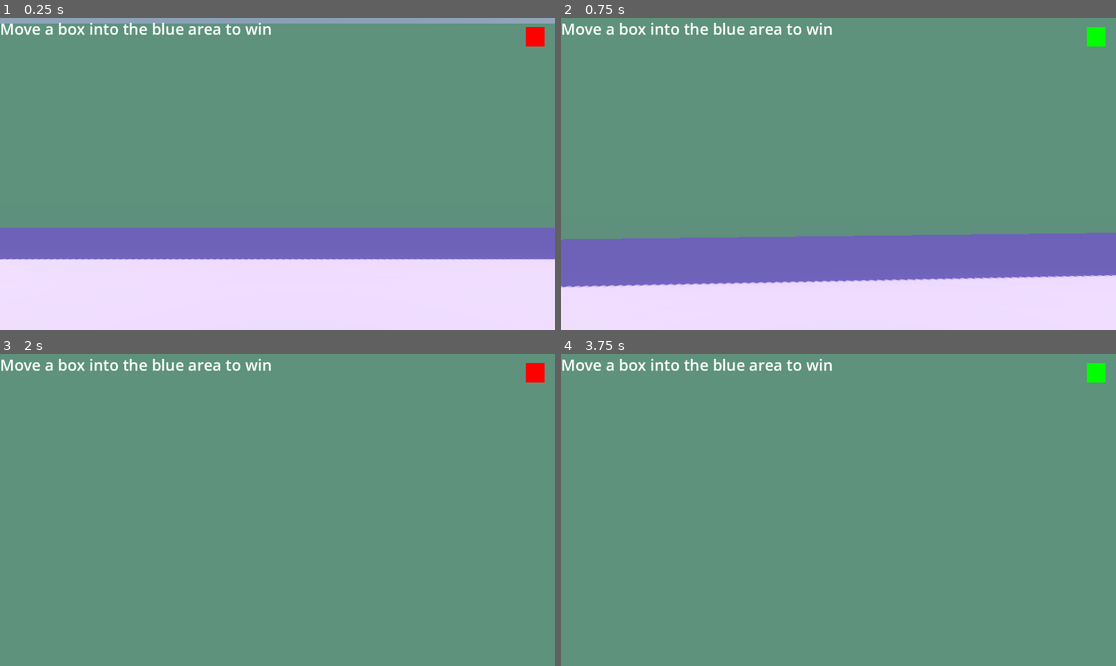
Above: before the commit, frames 1-4 (two rows, left to right).
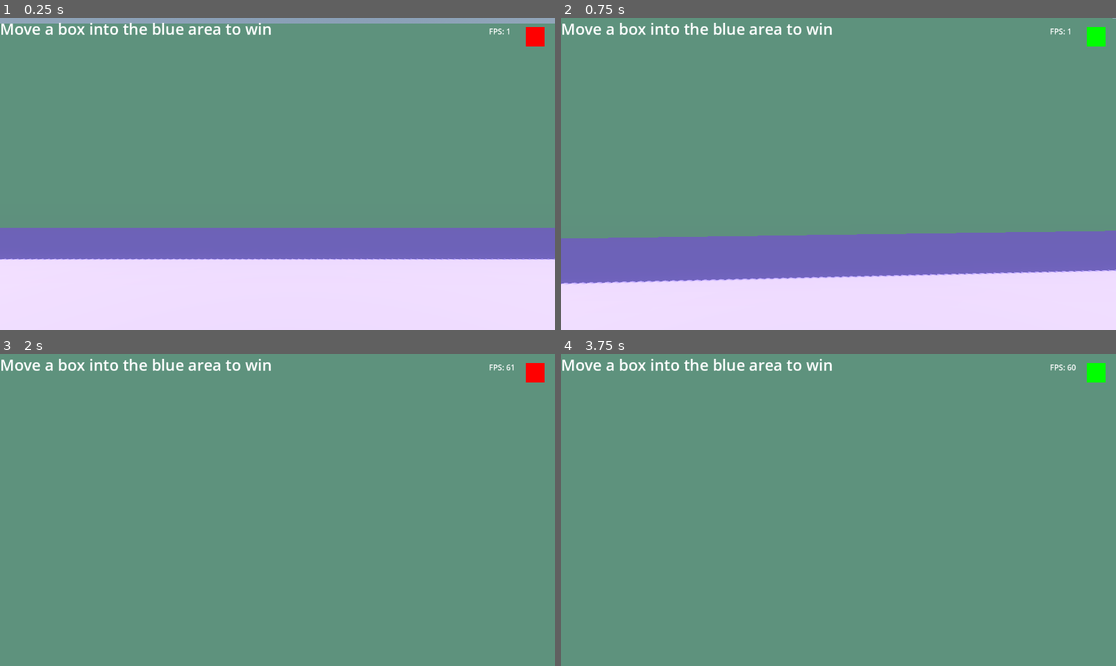
Above: after the commit, the same moments.

Repository: Tayacan/GameOff2023
Game: Godot game, scene res://scenes/playground.tscn
Two runs of this game, one before a commit and one after it. Both use one fixed random seed, a clock stepped at 60 frames per second and the inputs below.
Inputs (mouse positions are in pixels of both pictures, inside the frame that each line leads up to):
- Up to frame 1 (0.25 s): no input
- Up to frame 2 (0.75 s): tap Enter at 0.5 s; move the mouse to (866, 174) at 0.52 s; hold W (move_forward) from 0.53 s (still down); tap Mouse wheel down (change_link_next) at 0.6 s
- Up to frame 3 (2 s): keep holding W (move_forward); tap Space (jump) at 0.77, 1.52 s; move the mouse to (249, 510) at 1.27 s; tap Mouse wheel up (change_link_prev) at 1.35 s
- Up to frame 4 (3.75 s): keep holding W (move_forward); tap Space (jump) at 2, 3.02, 3.5 s; move the mouse to (849, 503) at 2.02 s; right-click (849, 503) at 2.1 s; tap Enter at 2.75 s; move the mouse to (832, 516) at 2.77 s; click (832, 516) at 2.85 s; move the mouse to (877, 513) at 3.52 s; tap Mouse wheel down (change_link_next) at 3.6 s

The runs differ from the first frame. In frame 1, less than 0.1% of the frame differs, in the area x 88-92%, y 3-6%; in frame 2, 2.1%, in the area x 0-100%, y 0-87%; in frame 3, less than 0.1%; in frame 4, less than 0.1%.

Commit message:
Add FPS counter and change controller settings a bit

Diff:
--- /dev/null
+++ b/fps.gd
@@ -0,0 +1,11 @@
+extends Label
+
+
+# Called when the node enters the scene tree for the first time.
+func _ready():
+	pass # Replace with function body.
+
+
+# Called every frame. 'delta' is the elapsed time since the previous frame.
+func _process(delta):
+	text = "FPS: " + str(Engine.get_frames_per_second())
--- a/player/PlayerController.gd
+++ b/player/PlayerController.gd
@@ -8,7 +8,7 @@
 @export var JUMP_VELOCITY = 4.5
 var current_speed = 0
 
-@export var mouse_sensitivity = 0.05
+@export var mouse_sensitivity = 1
 var mouse_move : Vector2 = Vector2(0, 0)
 
 var obj_to_push : AnimatableBody3D = null
@@ -16,17 +16,11 @@
 # Get the gravity from the project settings to be synced with RigidBody nodes.
 var gravity = ProjectSettings.get_setting("physics/3d/default_gravity")
 
-
 func _unhandled_input(event):
 	if event is InputEventMouseMotion:
-		mouse_move = event.relative
+		camera_rotation(event.relative)
 
 func _physics_process(delta):
-	# Camera rotation
-	camera_rotation(mouse_move, delta)
-	mouse_move.x = 0
-	mouse_move.y = 0
-
 	# Add the gravity.
 	if not is_on_floor():
 		velocity.y -= gravity * delta
@@ -46,8 +40,8 @@
 
 	var current_position = transform.origin
 	if is_on_floor():
-		velocity.x = direction.x * current_speed
-		velocity.z = direction.z * current_speed
+		velocity.x = lerp(velocity.x, direction.x * current_speed, delta * 20)
+		velocity.z = lerp(velocity.z, direction.z * current_speed, delta * 20)
 	else:
 		velocity.x = lerp(velocity.x, direction.x * current_speed, delta * 2)
 		velocity.z = lerp(velocity.z, direction.z * current_speed, delta * 2)
@@ -55,9 +49,9 @@
 	move_and_slide()
 	push(transform.origin - current_position)
 
-func camera_rotation(mouse_delta: Vector2, delta: float):
-	head.rotate_y(-mouse_delta.x * mouse_sensitivity * delta)
-	camera.rotate_x(-mouse_delta.y * mouse_sensitivity * delta)
+func camera_rotation(mouse_delta: Vector2):
+	head.rotate_y(-mouse_delta.x * mouse_sensitivity * 0.001)
+	camera.rotate_x(-mouse_delta.y * mouse_sensitivity * 0.001)
 	camera.rotation.x = clamp(
 		camera.rotation.x,
 		-1.1,
--- a/project.godot
+++ b/project.godot
@@ -18,6 +18,10 @@
 [autoload]
 
 LinkHandling="*res://scenes/LinkHandling.gd"
+
+[display]
+
+window/vsync/vsync_mode=0
 
 [input]
 
--- a/scenes/playground.tscn
+++ b/scenes/playground.tscn
@@ -1,7 +1,8 @@
-[gd_scene load_steps=15 format=3 uid="uid://doh7ywv4ugnqn"]
+[gd_scene load_steps=16 format=3 uid="uid://doh7ywv4ugnqn"]
 
 [ext_resource type="PackedScene" uid="uid://bt16jtq300lur" path="res://player/player.tscn" id="1_yyvfr"]
 [ext_resource type="Material" uid="uid://dg7xodm5ordwh" path="res://materials/purple.tres" id="2_fstnw"]
+[ext_resource type="Script" path="res://fps.gd" id="2_tkf2f"]
 [ext_resource type="Material" uid="uid://xnjqbca5n6vj" path="res://materials/blue_green.tres" id="2_ynlgk"]
 [ext_resource type="Material" uid="uid://c6t3ysmetu6ig" path="res://materials/orange.tres" id="3_di84c"]
 [ext_resource type="PackedScene" uid="uid://ijgj4cyrxngg" path="res://boxes/box.tscn" id="6_7vcvm"]
@@ -58,6 +59,15 @@
 offset_bottom = 59.0
 script = ExtResource("8_il6h0")
 
+[node name="FPS counter" type="Label" parent="UI"]
+layout_mode = 0
+offset_left = 1015.0
+offset_top = 16.0
+offset_right = 1073.0
+offset_bottom = 42.0
+text = "FPS: 77"
+script = ExtResource("2_tkf2f")
+
 [node name="DirectionalLight3D" type="DirectionalLight3D" parent="."]
 transform = Transform3D(-0.866025, -0.433013, 0.25, 0, 0.5, 0.866025, -0.5, 0.75, -0.433013, 0, 16, 0)
 shadow_enabled = true
